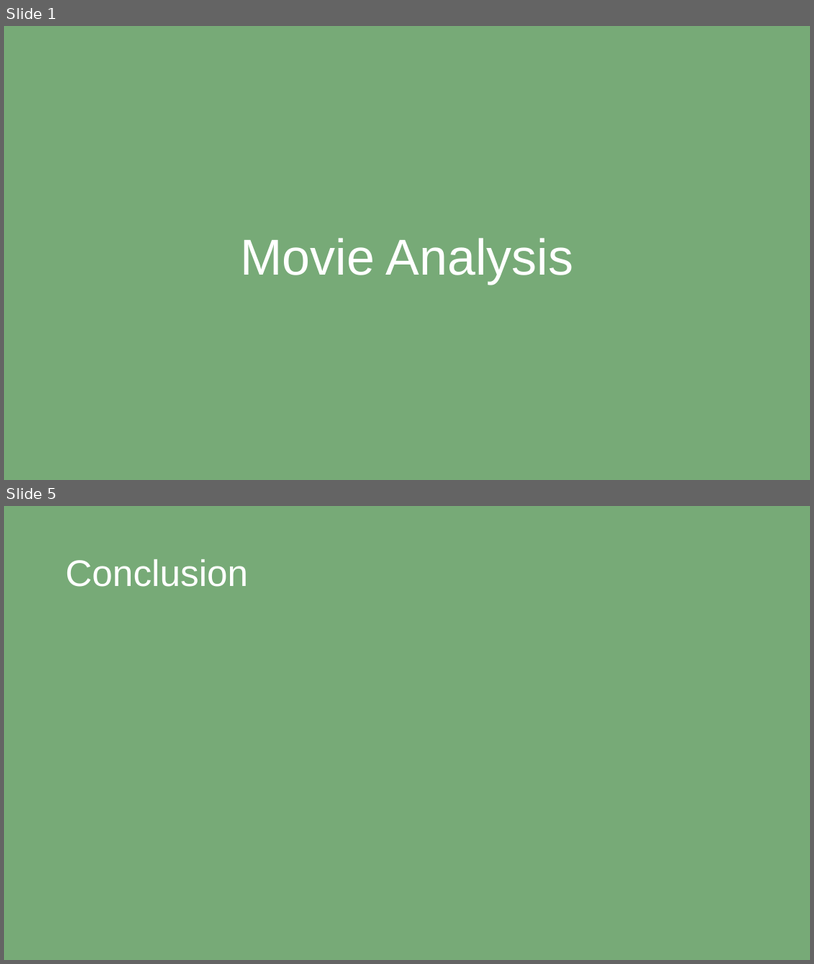
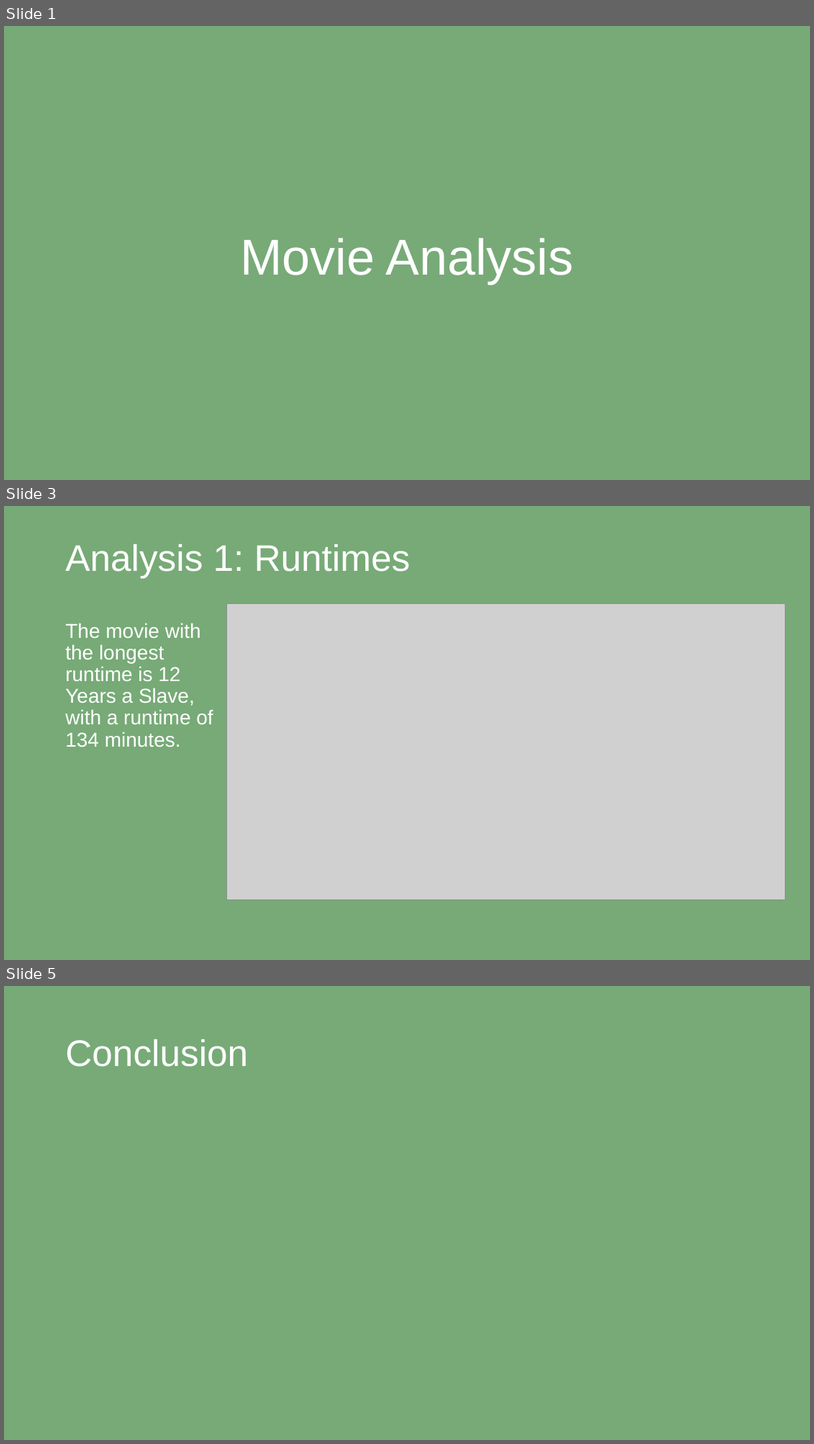
Before and after one commit to dtoshm/data_project_eight, a slide deck: movie_presentation.pptx. Shown one above the other, each under a label of ours: slides 1 and 5 before the commit, slides 1, 3 and 5 after it; the slides between them are not shown. The pictures are 814x964 and 814x1444 pixels, drawn with LibreOffice and Linux fonts; fonts in the diff are those of the drawing; grey boxes stand for pictures. Boxes give left, top, right and bottom in pixels: in the first picture for what was removed or moved away, otherwise in the second. Text is boxed around its words. In the diff, an @@ line names an element or a change of style, - is before the commit and + after.

```diff
--- a/movie_presentation.pptx
+++ b/movie_presentation.pptx
@@ slide 3 added at (x1=4, y1=506, x2=810, y2=960), background #77AA77 @@
@@ title added at (x1=65, y1=544, x2=411, y2=578), 44 pt, text #FFFFFF @@
+Analysis 1: Runtimes
@@ picture added at (x1=227, y1=603, x2=786, y2=899) @@
@@ text added at (x1=65, y1=623, x2=213, y2=746), 24 pt, text #FFFFFF @@
+The movie with the longest runtime is 12 Years a Slave, with a runtime of 134 minutes.
```
Also in this commit, not shown: 2 other slides added, 3 slides removed, 1 other file.
